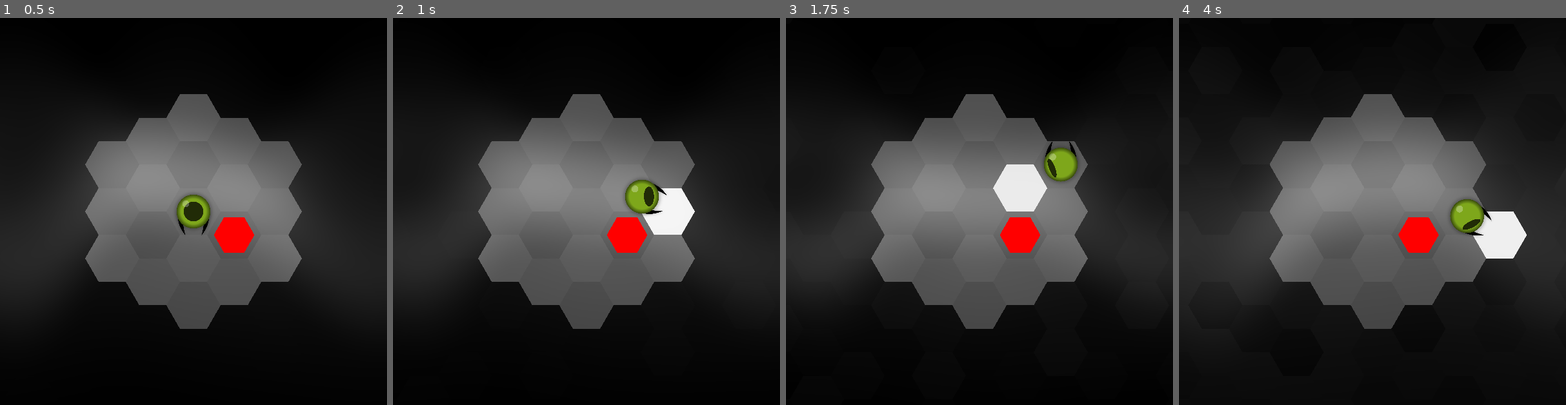
Above: before the commit, frames 1-4 (left to right).
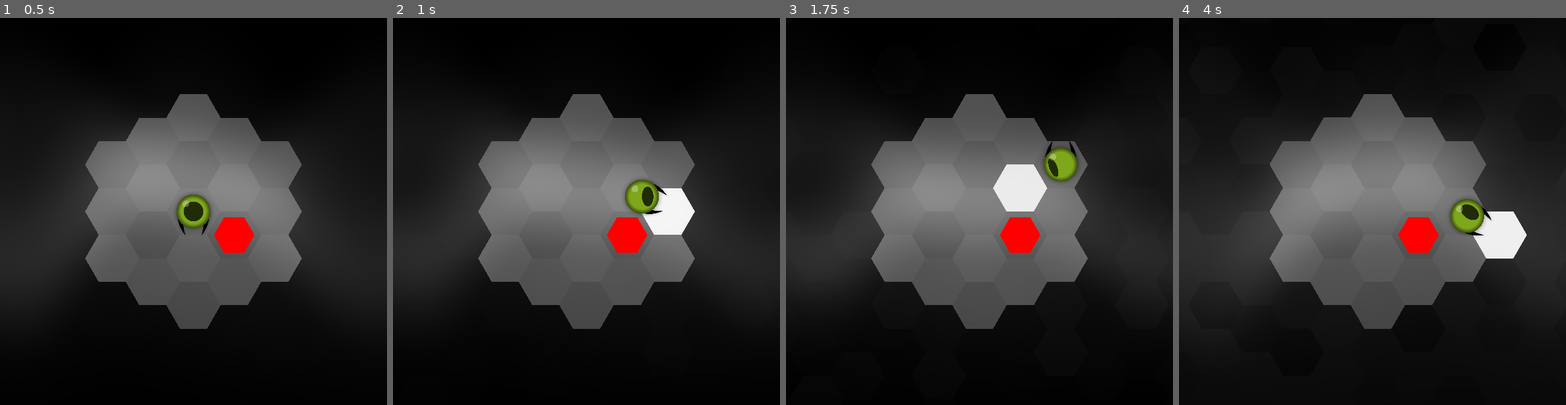
Above: after the commit, the same moments.

Repository: redpebble/sneksagon
Game: Godot game, scene res://scenes/map.tscn
The game is run twice, just before and just after one commit, with the same random seed, the same clock (stepped at 60 frames per second) and the same inputs. Sound files missing from this copy of the repository are replaced by a short silence.
Inputs (mouse positions are in pixels of both pictures, inside the frame that each line leads up to):
- Up to frame 1 (0.5 s): no input
- Up to frame 2 (1 s): tap Enter at 0.5 s; move the mouse to (671, 192) at 0.52 s; press the mouse at (671, 192) at 0.53 s; hold D (down_right) from 0.53 s (still down)
- Up to frame 3 (1.75 s): move the mouse to (902, 230) at 1.27 s; release D (down_right) at 1.28 s; release the mouse at (902, 230) at 1.28 s; hold S (down) from 1.28 s (still down); click (902, 230) at 1.35 s
- Up to frame 4 (4 s): move the mouse to (1411, 126) at 2.02 s; release S (down) at 2.03 s; press the mouse at (1411, 126) at 2.03 s; hold D (down_right) 2.03-2.78 s; move the mouse to (1353, 288) at 2.77 s; release the mouse at (1353, 288) at 2.78 s; hold W (up) 2.78-3.53 s; click (1353, 288) at 2.85 s; move the mouse to (1488, 269) at 3.52 s; press the mouse at (1488, 269) at 3.53 s; hold A (down_left) from 3.53 s (still down)

Frame 1 is identical in both runs. In frame 2, less than 0.1% of the frame differs, in the area x 64-68%, y 43-49%; in frame 3, less than 0.1%; in frame 4, 0.2%, in the area x 71-78%, y 48-55%.

Commit message:
Eye shake for collisions + fixed pupil position bug
Depending on cursor distance, the pupil used to slide in from impossible positions because of the long delta on startup. To prevent this, the weight of the scale's lerp is now clamped within 0 to 1.

Diff:
--- a/scenes/eye.gd
+++ b/scenes/eye.gd
@@ -7,15 +7,19 @@
 @export_range(10, 100, 5) var tracking_speed = 10
 
 var max_target_distance := 120.0
-var max_pupil_offset := 140.0
-var min_scale_x = 0.3
+var max_pupil_offset := 120.0
+var min_scale_x = 0.4
+var spin_duration : float
 
-var target_vector : Vector2
+var target_vector : Vector2 = global_position
+var initial_spin_direction : Vector2
+var spin_timer : SceneTreeTimer = null
 
 func _ready() -> void:
 	MapManager.scale_to_hex_width(self, iris.texture.get_width() * 1.2)
 
 func _process(delta: float) -> void:
+	spin_target_vector()
 	follow_target(delta)
 
 func follow_target(delta: float):
@@ -26,14 +30,30 @@
 	# follow target angle
 	iris.rotation = lerp_angle(iris.rotation, target_direction.angle(), tracking_speed * delta)
 
+	# enlarge pupil when target is close
+	var new_scale_x = lerp(1.0, min_scale_x, distance_weight)
+	pupil.scale.x  = lerp(pupil.scale.x, new_scale_x, clamp(tracking_speed * delta, 0.0, 1.0))
+
 	# offset pupil
 	var new_offset = min(max_pupil_offset, max_pupil_offset * distance_weight)
 	pupil.offset.x = lerp(pupil.offset.x, new_offset / pupil.scale.x, tracking_speed * 1.5 * delta)
 
-	# enlarge pupil when target is close
-	var new_scale_x = lerp(1.0, min_scale_x, distance_weight)
-	pupil.scale.x  = lerp(pupil.scale.x, new_scale_x, tracking_speed * delta)
-
 	# shift the shine slowly to add weight to the motion
 	var shine_pivot = target_direction.normalized() * 15
 	shine.offset = lerp(shine.offset, shine_pivot, tracking_speed * delta * 0.2)
+
+func start_spin(duration : float):
+	if target_vector:
+		initial_spin_direction = global_position.direction_to(target_vector).rotated(PI / 3)
+	else:
+		initial_spin_direction = Vector2.ONE.rotated(randf() * 2 * PI)
+	spin_duration = duration
+	spin_timer = get_tree().create_timer(spin_duration)
+
+func spin_target_vector():
+	if spin_timer and spin_timer.time_left > 0:
+		var spin_strength = spin_timer.time_left / spin_duration
+		var spin_position = 10 * spin_strength
+		var spin_distance = 40 * spin_strength
+		var spin_vector = global_position + initial_spin_direction.rotated(spin_position) * spin_distance
+		target_vector = lerp(spin_vector, target_vector, ease(spin_strength, 0.3) * 0.1)
--- a/scenes/snake.gd
+++ b/scenes/snake.gd
@@ -199,6 +199,8 @@
 	else:
 		head.propagate(head.bump.bind(collision_coords, bump_distance, duration), 0.03)
 
+	eye.start_spin(duration)
+
 	collide_sfx.play_random()
 	collided.emit()
 
